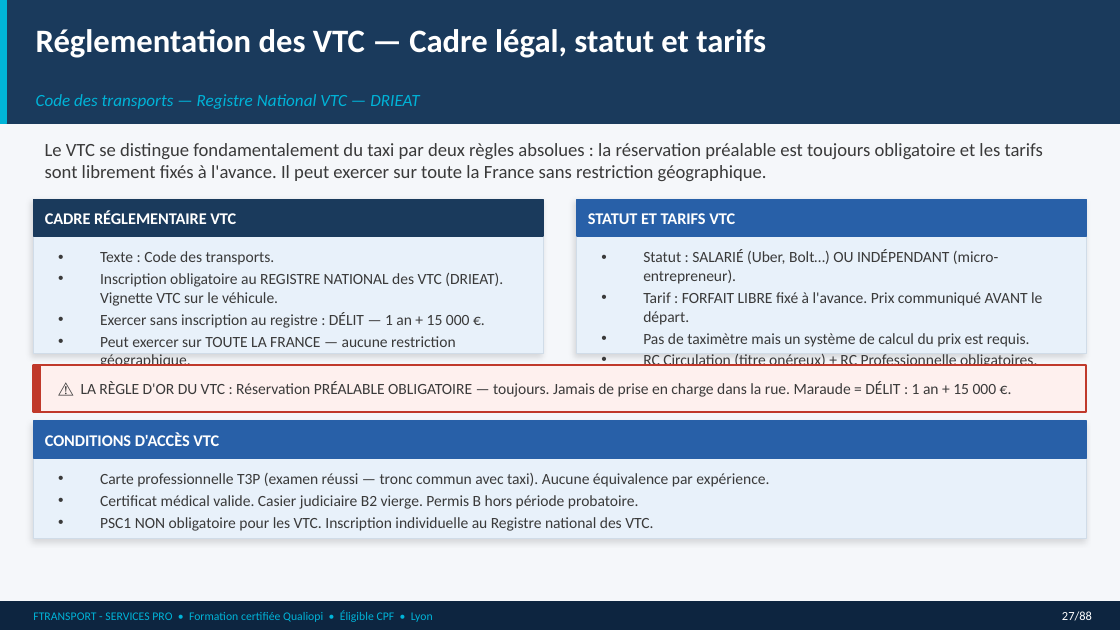
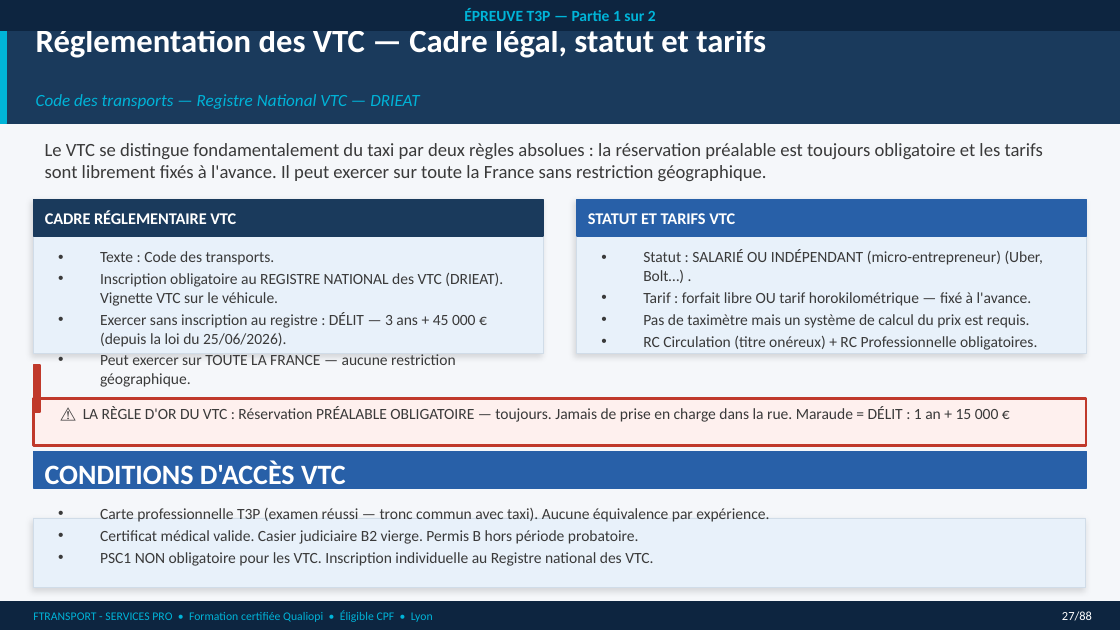
Before and after one commit to nanouf69/insight-learn-manage, a slide deck: slide 23 of public/cours/vtc/A_T3P_partie_1.pptx (slide 27 before the commit). Drawn at 1120x630 pixels with LibreOffice and Linux fonts; fonts in the diff are those of the drawing. Boxes give left, top, right and bottom in pixels: in the first picture for what was removed or moved away, otherwise in the second. Text is boxed around its words. In the diff, an @@ line names an element or a change of style, - is before the commit and + after.

```diff
--- a/public/cours/vtc/A_T3P_partie_1.pptx
+++ b/public/cours/vtc/A_T3P_partie_1.pptx
@@ rectangle added at box(0, 0, 1120, 31), fill #0D2540, 10 pt, text #00B4D8, bold @@
+ÉPREUVE T3P — Partie 1 sur 2
@@ text at box(643, 249, 1043, 306): text changed @@
-• Statut : SALARIÉ (Uber, Bolt…) OU INDÉPENDANT (micro-entrepreneur).
-• Tarif : FORFAIT LIBRE fixé à l'avance. Prix communiqué AVANT le départ.
+• Statut : SALARIÉ OU INDÉPENDANT (micro-entrepreneur) (Uber, Bolt…) .
+• Tarif : forfait libre OU tarif horokilométrique — fixé à l'avance.
@@ text at box(100, 312, 476, 347): text changed @@
-• Exercer sans inscription au registre : DÉLIT — 1 an + 15 000 €.
+• Exercer sans inscription au registre : DÉLIT — 3 ans + 45 000 € (depuis la loi du 25/06/2026).
@@ rectangle: place and size @@
-rectangle at box(34, 365, 1086, 412)
+rectangle at box(34, 399, 1086, 446)
@@ text at box(83, 406, 999, 422): text changed @@
-⚠ LA RÈGLE D'OR DU VTC : Réservation PRÉALABLE OBLIGATOIRE — toujours. Jamais de prise en charge dans la rue. Maraude = DÉLIT : 1 an + 15 000 €.
+⚠ LA RÈGLE D'OR DU VTC : Réservation PRÉALABLE OBLIGATOIRE — toujours. Jamais de prise en charge dans la rue. Maraude = DÉLIT : 1 an + 15 000 €
@@ rectangle removed at box(34, 421, 1086, 458) @@
@@ rectangle "CONDITIONS D'ACCÈS VTC": place and size @@
-rectangle "CONDITIONS D'ACCÈS VTC" at box(45, 433, 219, 446)
+rectangle "CONDITIONS D'ACCÈS VTC" at box(34, 451, 1086, 488)
@@ rectangle "CONDITIONS D'ACCÈS VTC" at box(34, 451, 1086, 488): size 10.5 to 18 pt; vertical alignment middle to top; fill none to #2860A8; outline none to #2860A8 1 pt @@
@@ text "Carte professionnelle T3P (examen réussi ...": place and size @@
-text "Carte professionnelle T3P (examen réussi ..." at box(100, 473, 769, 531)
+text "Carte professionnelle T3P (examen réussi ..." at box(100, 508, 769, 566)
@@ rectangle: place and size @@
-rectangle at box(34, 421, 1086, 539)
+rectangle at box(34, 517, 1086, 587)
```
Also in this commit, not shown: 41 other slides changed, 7 slides added, 8 slides removed.
